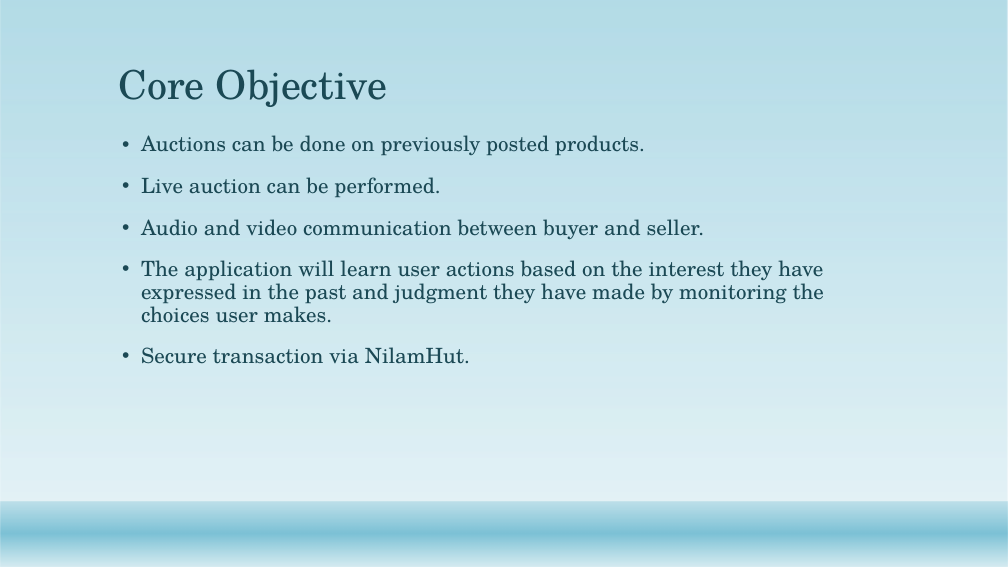
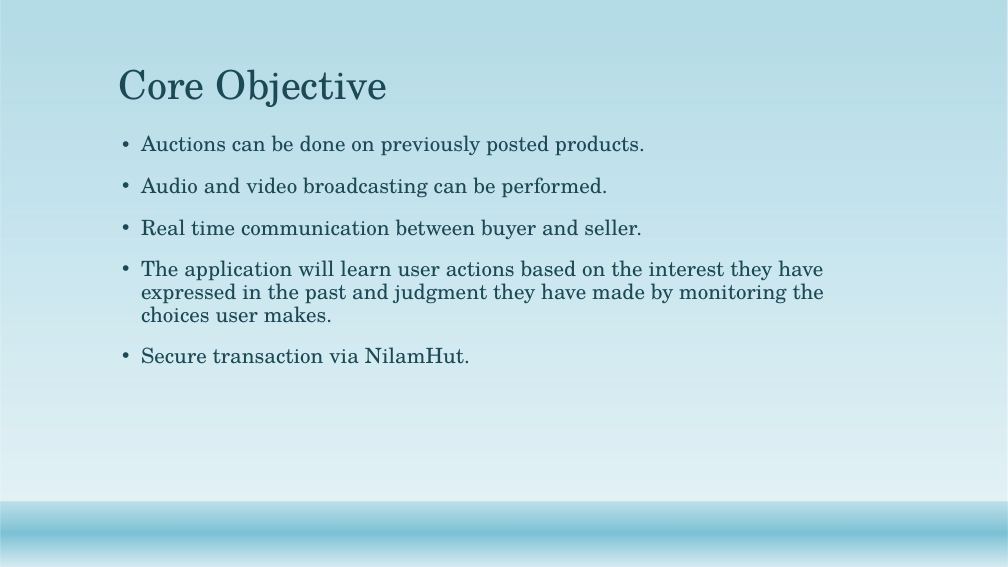
Before and after one commit to IAmMonmoy/Practice-work, a slide deck: slide 4 of NilamHut.pptx. Drawn at 1008x567 pixels with LibreOffice and Linux fonts; fonts in the diff are those of the drawing; background and template pictures are left out. Boxes give left, top, right and bottom in pixels: in the first picture for what was removed or moved away, otherwise in the second. Text is boxed around its words. In the diff, an @@ line names an element or a change of style, - is before the commit and + after.

```diff
--- a/NilamHut.pptx
+++ b/NilamHut.pptx
@@ text at (141, 177, 642, 240): text changed @@
-• Live auction can be performed.
-• Audio and video communication between buyer and seller.
+• Audio and video broadcasting can be performed.
+• Real time communication between buyer and seller.
```
Also in this commit, not shown: 5 other slides changed.
